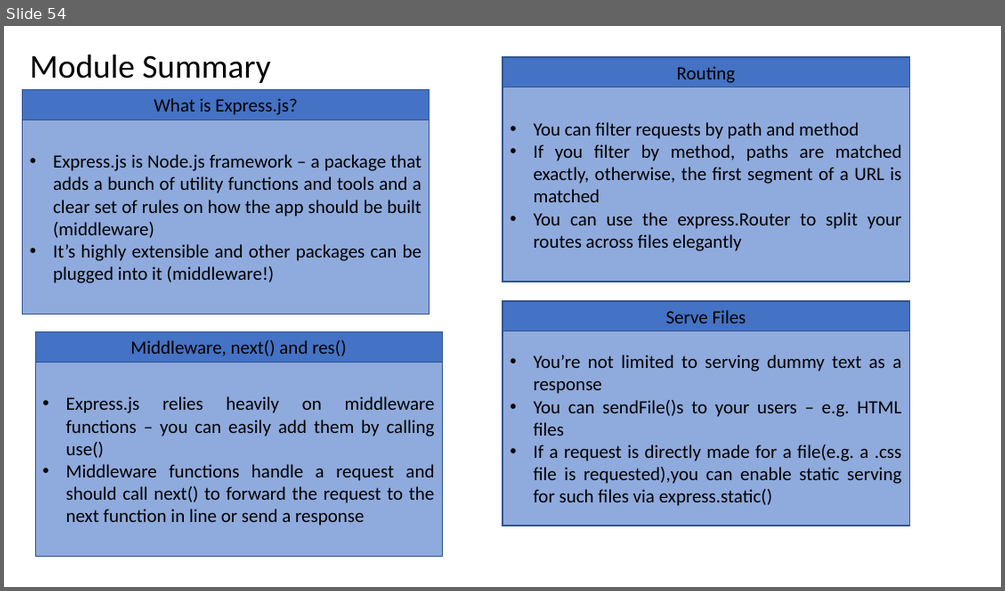
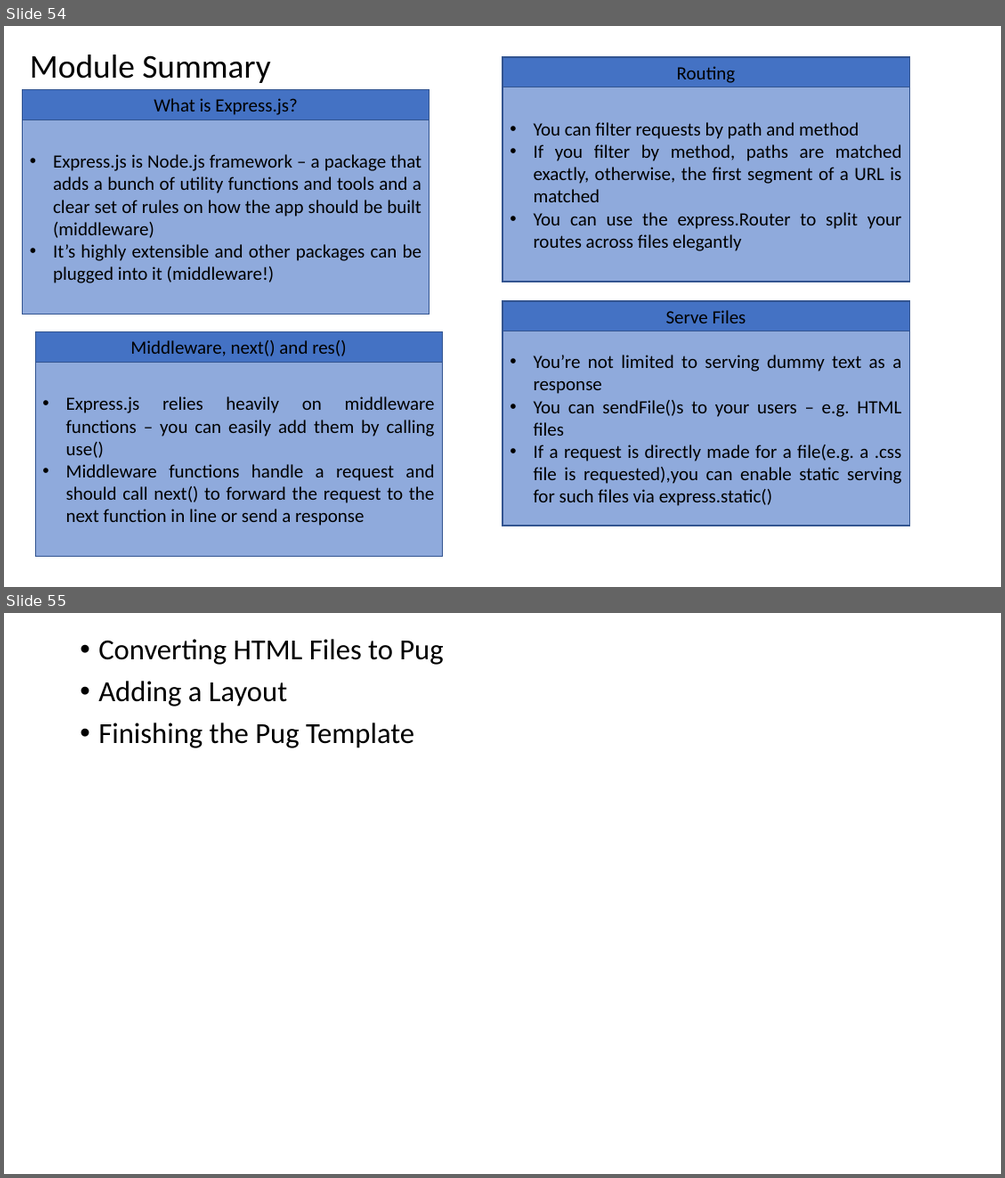
Before and after one commit to PiyushChaturvedii/Batch04, a slide deck: What is Node.pptx. Shown one above the other, each under a label of ours: slide 54 before the commit, slides 54 and 55 after it. The pictures are 1005x591 and 1005x1178 pixels, drawn with LibreOffice and Linux fonts; fonts in the diff are those of the drawing. Boxes give left, top, right and bottom in pixels: in the first picture for what was removed or moved away, otherwise in the second. Text is boxed around its words. In the diff, an @@ line names an element or a change of style, - is before the commit and + after.

```diff
--- a/What is Node.pptx
+++ b/What is Node.pptx
@@ slide 55 added at bbox=[4, 613, 1001, 1174], background #FFFFFF @@
@@ text added at bbox=[98, 639, 443, 748], 28 pt, text #000000 @@
+• Converting HTML Files to Pug
+• Adding a Layout
+• Finishing the Pug Template
```
Also in this commit, not shown: 17 other files.
